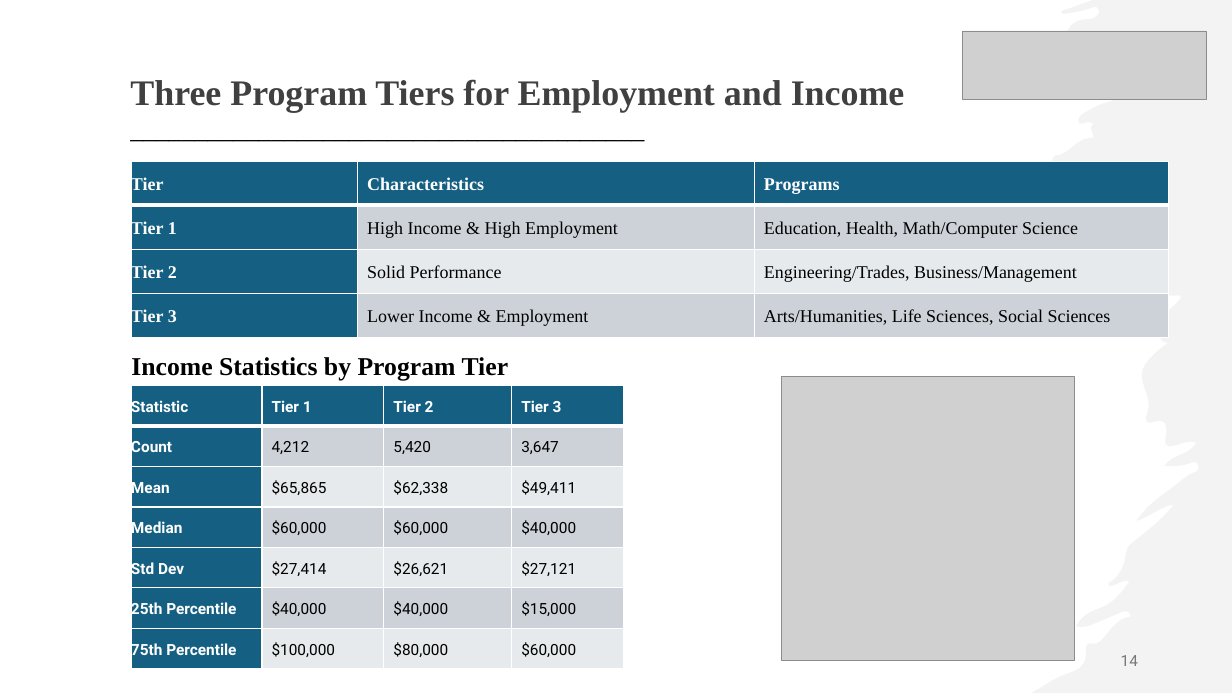
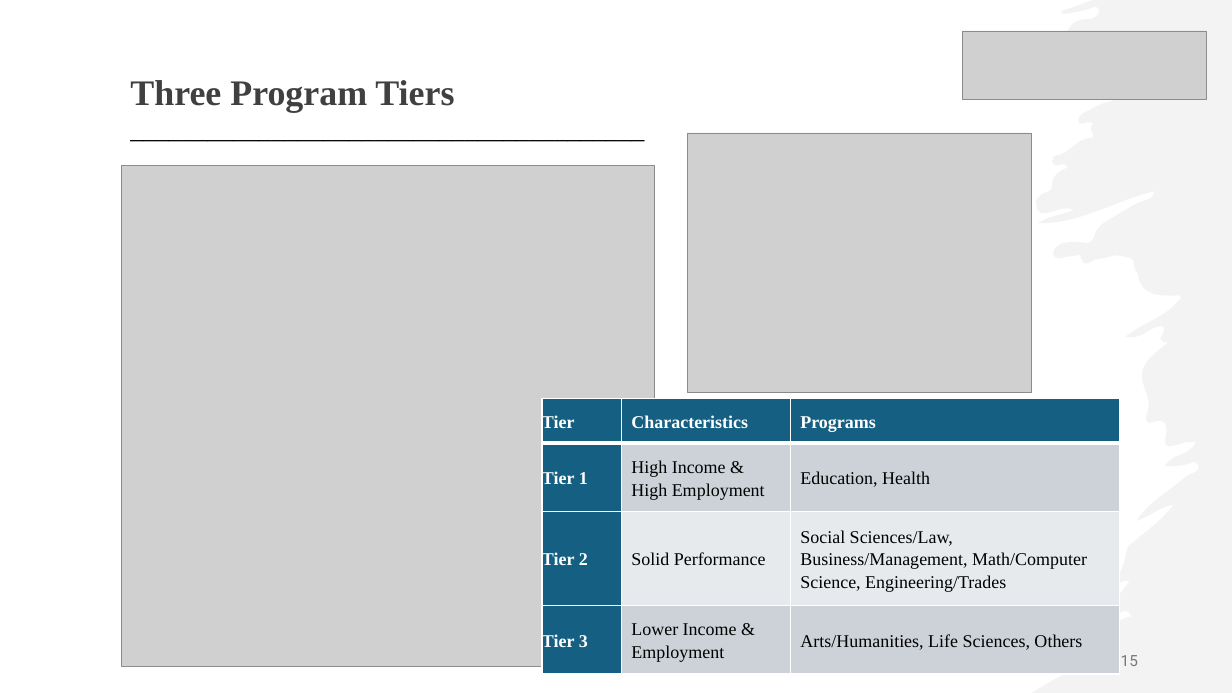
Before and after one commit to fuxima/Dal, a slide deck: slide 15 of NGS_ppt.pptx (slide 14 before the commit). Drawn at 1232x693 pixels with LibreOffice and Linux fonts; fonts in the diff are those of the drawing; grey boxes stand for pictures. Boxes give left, top, right and bottom in pixels: in the first picture for what was removed or moved away, otherwise in the second. Text is boxed around its words. In the diff, an @@ line names an element or a change of style, - is before the commit and + after.

```diff
--- a/NGS_ppt.pptx
+++ b/NGS_ppt.pptx
@@ text at box(130, 80, 454, 112): text changed @@
-Three Program Tiers for Employment and Income
+Three Program Tiers
@@ picture added at box(688, 133, 1031, 393) @@
@@ picture added at box(121, 165, 654, 666) @@
@@ text removed at box(131, 357, 509, 380) @@
-Income Statistics by Program Tier
@@ table removed at box(131, 385, 625, 663), 7 rows, 4 columns @@
-Statistic | Tier 1 | Tier 2 | Tier 3
-Count | 4,212 | 5,420 | 3,647
-Mean | $65,865 | $62,338 | $49,411
-Median | $60,000 | $60,000 | $40,000
-Std Dev | $27,414 | $26,621 | $27,121
-25th Percentile | $40,000 | $40,000 | $15,000
-75th Percentile | $100,000 | $80,000 | $60,000
@@ picture removed at box(782, 376, 1075, 661) @@
@@ table at box(543, 399, 1120, 666) @@
-row 2, column 3: Education, Health, Math/Computer Science
+row 2, column 3: Education, Health
-row 3, column 3: Engineering/Trades, Business/Management
+row 3, column 3: Social Sciences/Law, Business/Management, Math/Computer Science, Engineering/Trades
-row 4, column 3: Arts/Humanities, Life Sciences, Social Sciences
+row 4, column 3: Arts/Humanities, Life Sciences, Others
@@ table: place and size @@
-table at box(131, 161, 1168, 331)
+table at box(543, 399, 1120, 666)
@@ page number at box(1121, 655, 1138, 666): text changed @@
-14
+15
```
Also in this commit, not shown: 12 other slides changed, 1 slide added, 1 other file.
